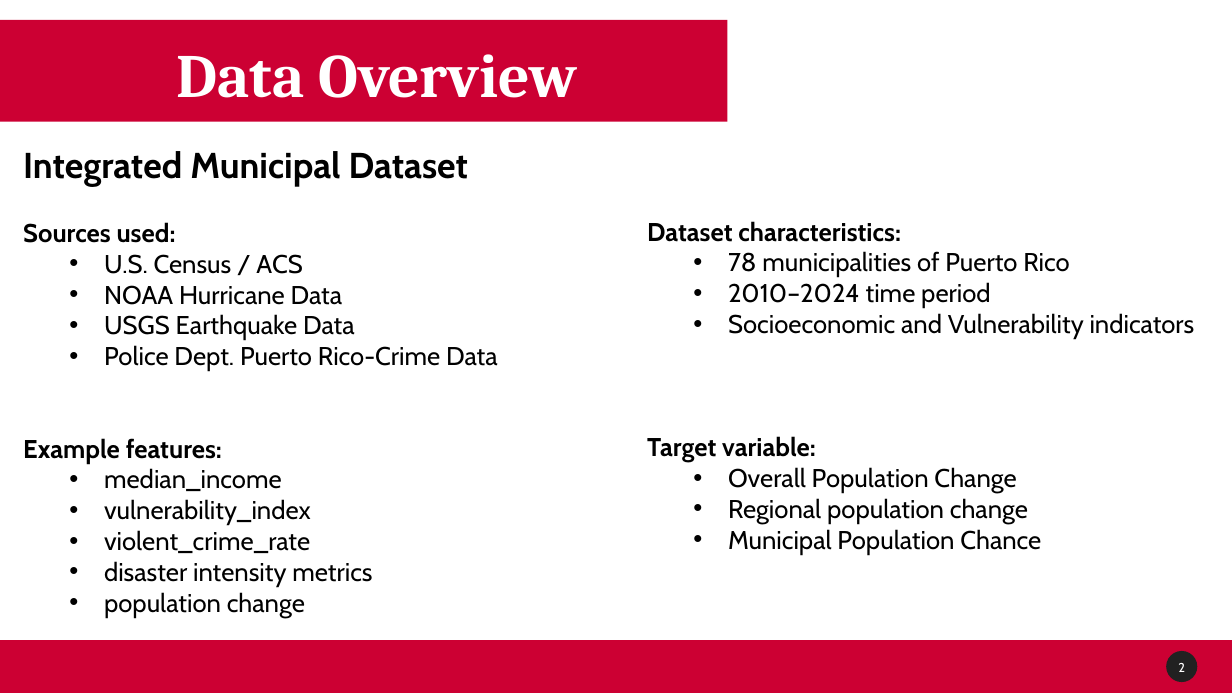
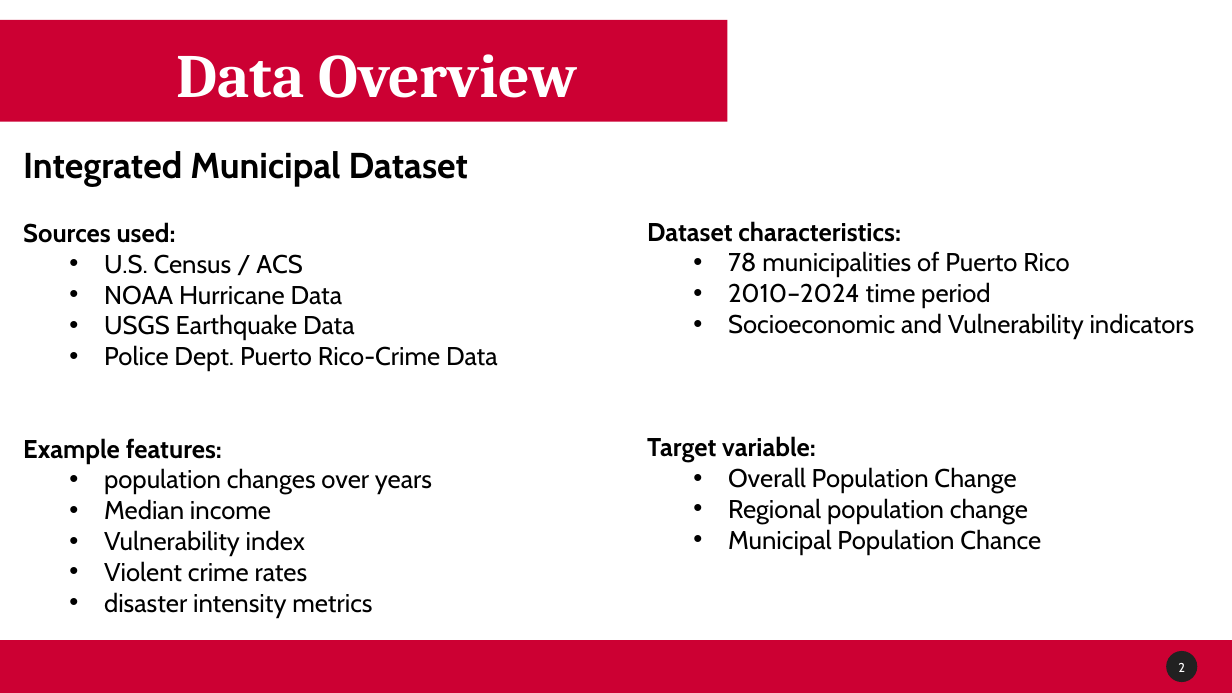
Before and after one commit to Venettov/CAPSTONE_DATA_SCIENCE_RIVERARUIZ, a slide deck: slide 3 of project_reports/CapstoneMidterm.pptx. Drawn at 1232x693 pixels with LibreOffice and Linux fonts; fonts in the diff are those of the drawing; background and template pictures are left out. Boxes give left, top, right and bottom in pixels: in the first picture for what was removed or moved away, otherwise in the second. Text is boxed around its words. In the diff, an @@ line names an element or a change of style, - is before the commit and + after.

```diff
--- a/project_reports/CapstoneMidterm.pptx
+++ b/project_reports/CapstoneMidterm.pptx
@@ text at box(104, 468, 432, 582): text changed @@
-  • median_income
-  • vulnerability_index
-  • violent_crime_rate
+  • population changes over years
+  • Median income
+  • Vulnerability index
+  • Violent crime rates
@@ text at box(104, 592, 305, 617): paragraph removed @@
-  • population change
```
Also in this commit, not shown: 7 other slides changed.
